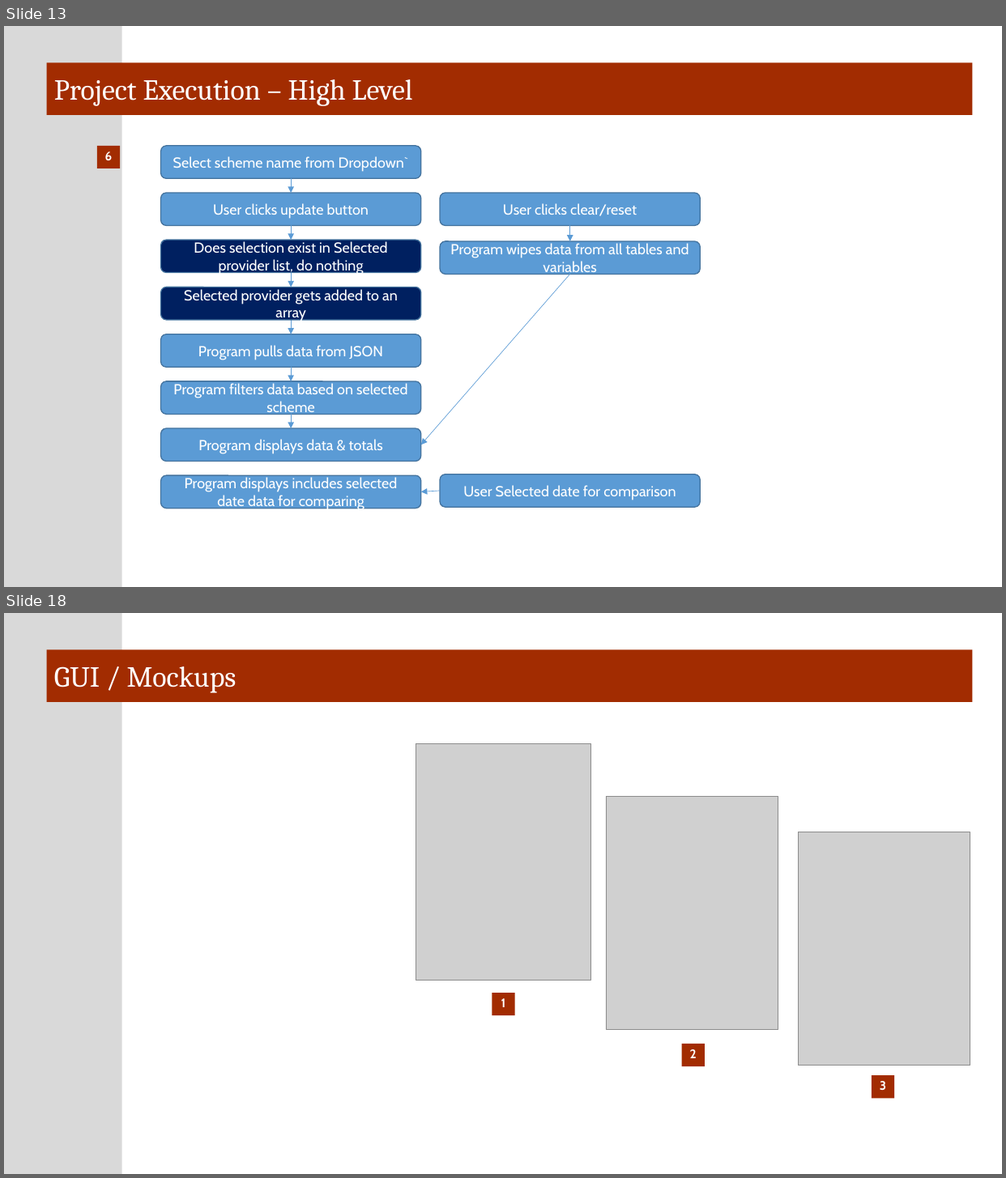
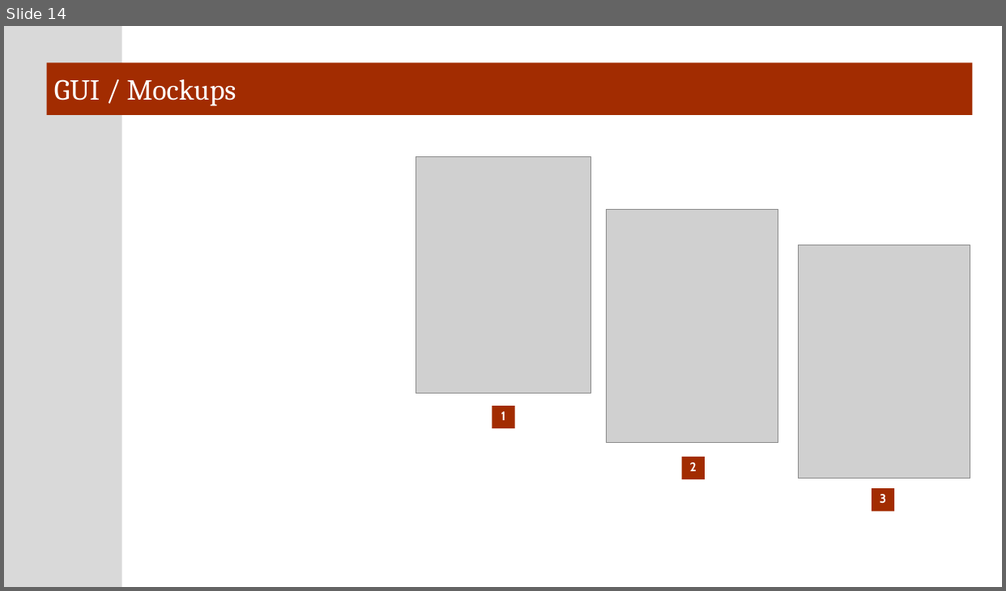
Before and after one commit to Host2Guest/ToDoReact, a slide deck: ToDo React Project Specifications.pptx. Shown one above the other, each under a label of ours: slides 13 and 18 before the commit, slide 14 after it; the slides between them are not shown. The pictures are 1006x1178 and 1006x591 pixels, drawn with LibreOffice and Linux fonts; fonts in the diff are those of the drawing; grey boxes stand for pictures. Boxes give left, top, right and bottom in pixels: in the first picture for what was removed or moved away, otherwise in the second. Text is boxed around its words. In the diff, an @@ line names an element or a change of style, - is before the commit and + after.

```diff
--- a/ToDo React Project Specifications.pptx
+++ b/ToDo React Project Specifications.pptx
@@ slide 13 removed at box(4, 26, 1002, 587), background #FFFFFF; not listed: 1 template element that a slide beside it also shows @@
@@ title removed at box(47, 62, 973, 115) @@
-Project Execution – High Level
@@ rectangle removed at box(97, 146, 120, 169) @@
@@ rounded rectangle removed at box(161, 146, 422, 179) @@
-Select scheme name from Dropdown`
@@ text removed at box(105, 152, 113, 160) @@
-6
@@ rounded rectangle removed at box(161, 193, 422, 226) @@
-User clicks update button
@@ arrow removed from (291, 179) to (291, 193) @@
@@ rounded rectangle removed at box(440, 193, 701, 226) @@
-User clicks clear/reset
@@ rounded rectangle removed at box(161, 240, 422, 273) @@
-Does selection exist in Selected provider list, do nothing
@@ arrow removed from (291, 226) to (291, 240) @@
@@ rounded rectangle removed at box(440, 241, 701, 275) @@
-Program wipes data from all tables and variables
@@ arrow removed from (570, 226) to (570, 241) @@
@@ rounded rectangle removed at box(161, 288, 422, 320) @@
-Selected provider gets added to an array
@@ arrow removed from (291, 273) to (291, 288) @@
@@ arrow removed from (570, 275) to (421, 446) @@
@@ rounded rectangle removed at box(161, 335, 422, 367) @@
-Program pulls data from JSON
@@ arrow removed from (291, 320) to (291, 335) @@
@@ rounded rectangle removed at box(161, 382, 422, 415) @@
-Program filters data based on selected scheme
@@ arrow removed from (291, 367) to (291, 382) @@
@@ rounded rectangle removed at box(161, 429, 422, 462) @@
-Program displays data & totals
@@ arrow removed from (291, 415) to (291, 429) @@
@@ rounded rectangle removed at box(161, 476, 422, 509) @@
-Program displays includes selected date data for comparing
@@ rounded rectangle removed at box(440, 475, 701, 507) @@
-User Selected date for comparison
@@ arrow removed from (440, 491) to (421, 493) @@
@@ what was slide 18 is now slide 14 @@
```
Also in this commit, not shown: 4 slides changed, 3 other slides removed, 1 other file.
